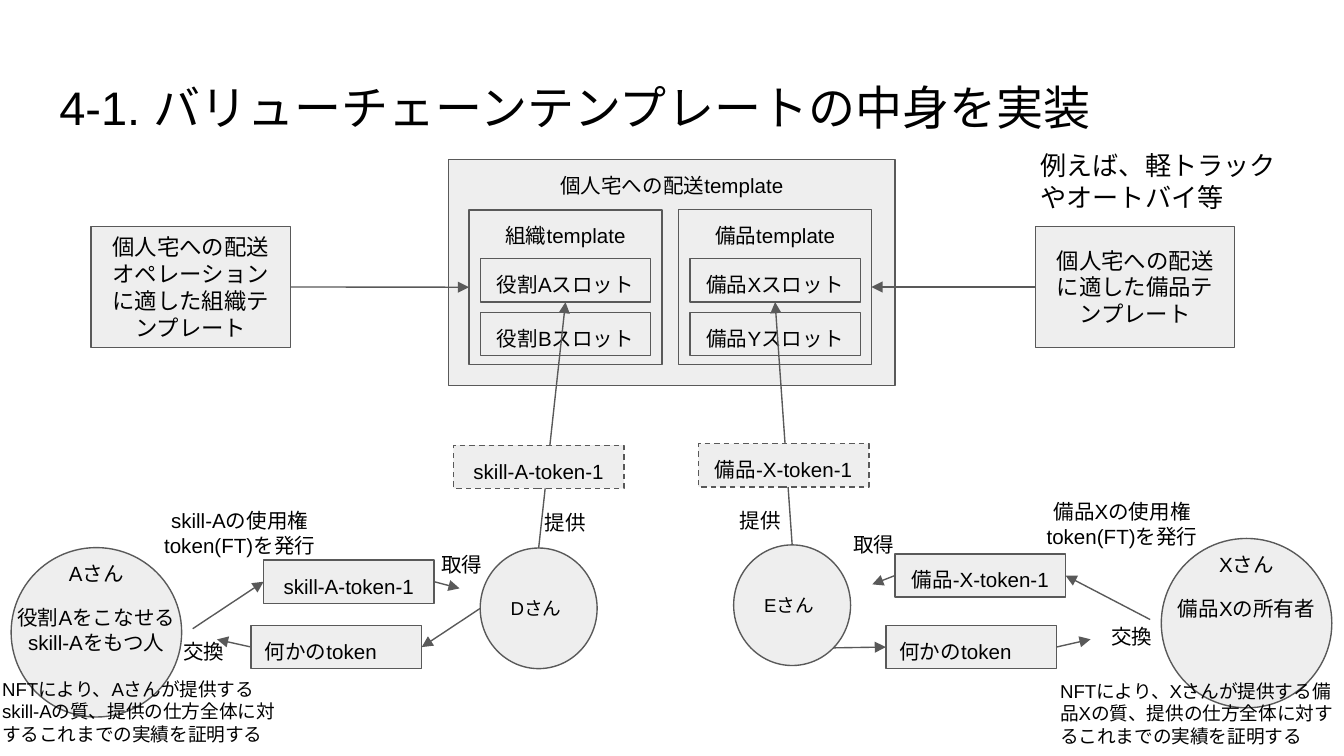
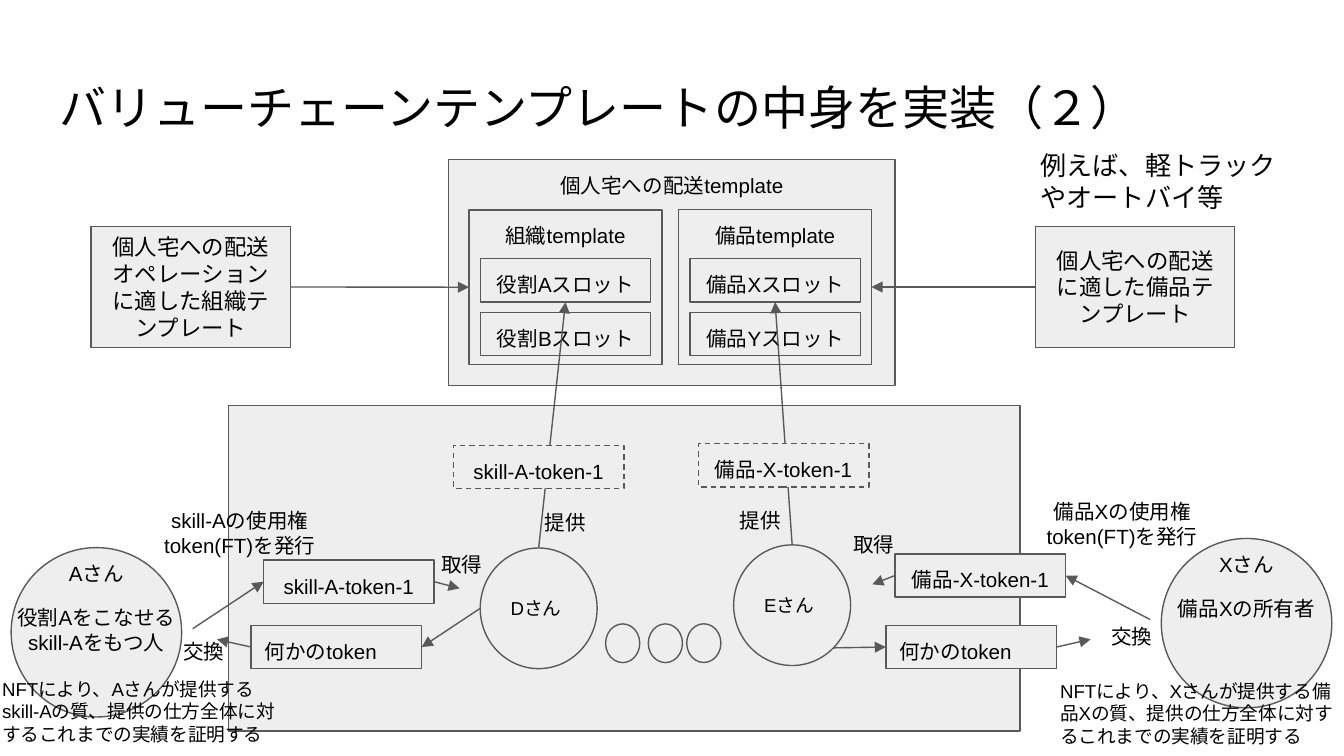
Before and after one commit to urashin/self-organized-value-chain, a slide deck: slide 8 of docs/base-idea/self-organizing-value-chain.pptx (slide 9 before the commit). Drawn at 1344x756 pixels with LibreOffice and Linux fonts; fonts in the diff are those of the drawing. Boxes give left, top, right and bottom in pixels: in the first picture for what was removed or moved away, otherwise in the second. Text is boxed around its words. In the diff, an @@ line names an element or a change of style, - is before the commit and + after.

```diff
--- a/docs/base-idea/self-organizing-value-chain.pptx
+++ b/docs/base-idea/self-organizing-value-chain.pptx
@@ title at (59,85,1137,130): text changed @@
-4-1. バリューチェーンテンプレートの中身を実装
+バリューチェーンテンプレートの中身を実装（２）
@@ rectangle added at (228,406,1020,731), fill #EEEEEE, outline #595959 0.75 pt @@
@@ ellipse added at (606,624,640,663), fill #EEEEEE, outline #595959 0.75 pt @@
@@ ellipse added at (648,624,681,663), fill #EEEEEE, outline #595959 0.75 pt @@
@@ ellipse added at (687,624,720,663), fill #EEEEEE, outline #595959 0.75 pt @@
```
Also in this commit, not shown: 3 other slides changed, 3 slides added, 6 slides removed, 1 other file.
